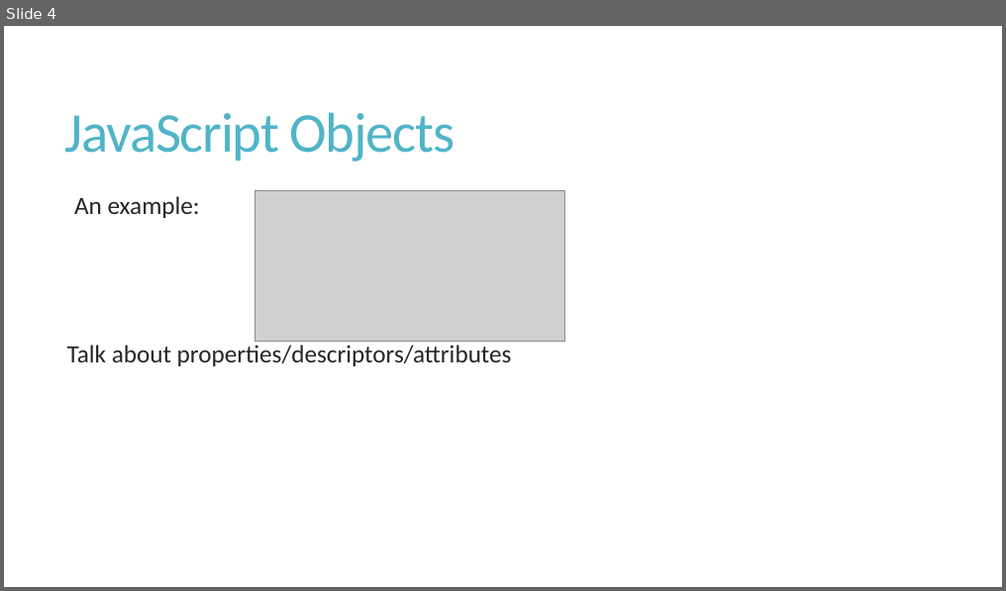
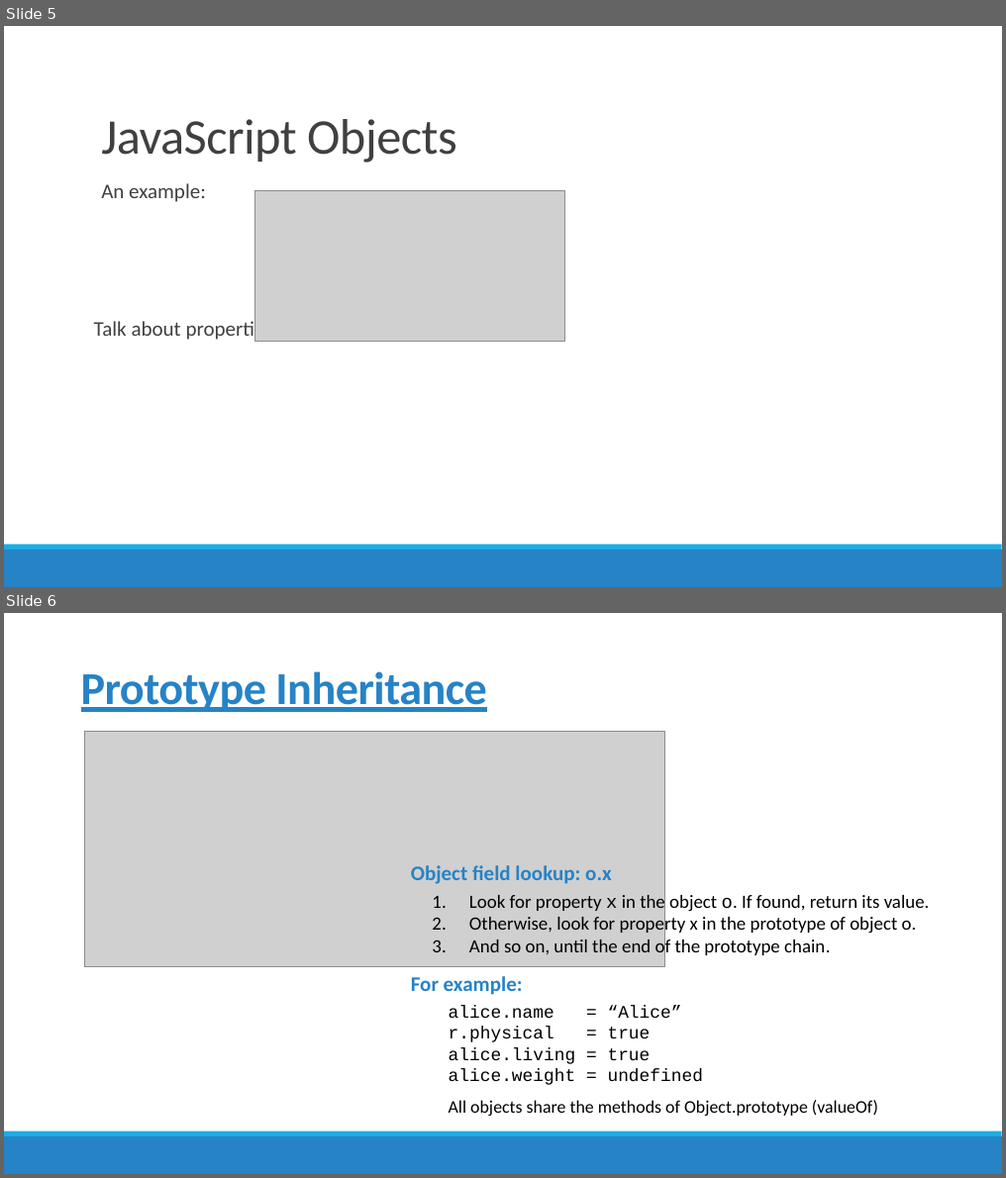
Before and after one commit to amqzhu/JSIL_report, a slide deck: presentation.pptx. Shown one above the other, each under a label of ours: slide 4 before the commit, slides 5 and 6 after it. The pictures are 1006x591 and 1006x1178 pixels, drawn with LibreOffice and Linux fonts; fonts in the diff are those of the drawing; grey boxes stand for pictures. Boxes give left, top, right and bottom in pixels: in the first picture for what was removed or moved away, otherwise in the second. Text is boxed around its words. In the diff, an @@ line names an element or a change of style, - is before the commit and + after.

```diff
--- a/presentation.pptx
+++ b/presentation.pptx
@@ slide 6 added at bbox=[4, 613, 1002, 1174], background #FFFFFF; not listed: 2 template elements that a slide beside it also shows @@
@@ title added at bbox=[81, 671, 487, 712], 44 pt, text #2683C6, bold, underline @@
+Prototype Inheritance
@@ picture added at bbox=[85, 731, 665, 967] @@
@@ text added at bbox=[411, 865, 930, 959], 18 pt, text #000000 @@
+Object field lookup: o.x
+1. Look for property x in the object o. If found, return its value.
+2. Otherwise, look for property x in the prototype of object o.
+3. And so on, until the end of the prototype chain.
@@ text added at bbox=[411, 976, 878, 1116], 17 pt, text #000000 @@
+For example:
+  alice.name = “Alice”
+  r.physical = true
+  alice.living = true
+  alice.weight = undefined
+  All objects share the methods of Object.prototype (valueOf)
@@ what was slide 4 is now slide 5 @@
@@ slide 5 changed as well @@
@@ title "JavaScript Objects": place and size @@
-title "JavaScript Objects" at bbox=[65, 112, 455, 162]
+title "JavaScript Objects" at bbox=[101, 119, 457, 163]
@@ title "JavaScript Objects" at bbox=[101, 119, 457, 163]: size 54 to 48 pt, text colour #50B4C8 to #404040, letter spacing -1.2 to -0.5 pt; vertical alignment middle to bottom @@
@@ text "An example:": place and size @@
-text "An example:" at bbox=[67, 196, 512, 367]
+text "An example:" at bbox=[94, 183, 465, 342]
@@ text "An example:" at bbox=[94, 183, 465, 342]: size 24 to 20 pt, text colour #262626 to #404040; line spacing 0.85 to 0.9; more space between paragraphs @@
@@ rectangle added at bbox=[4, 550, 1002, 587], fill #2683C6 @@
@@ rectangle added at bbox=[4, 545, 1002, 550], fill #1CADE4 @@
```
Also in this commit, not shown: 6 other slides changed, 6 other slides added, 6 slides removed, 1 other file.
